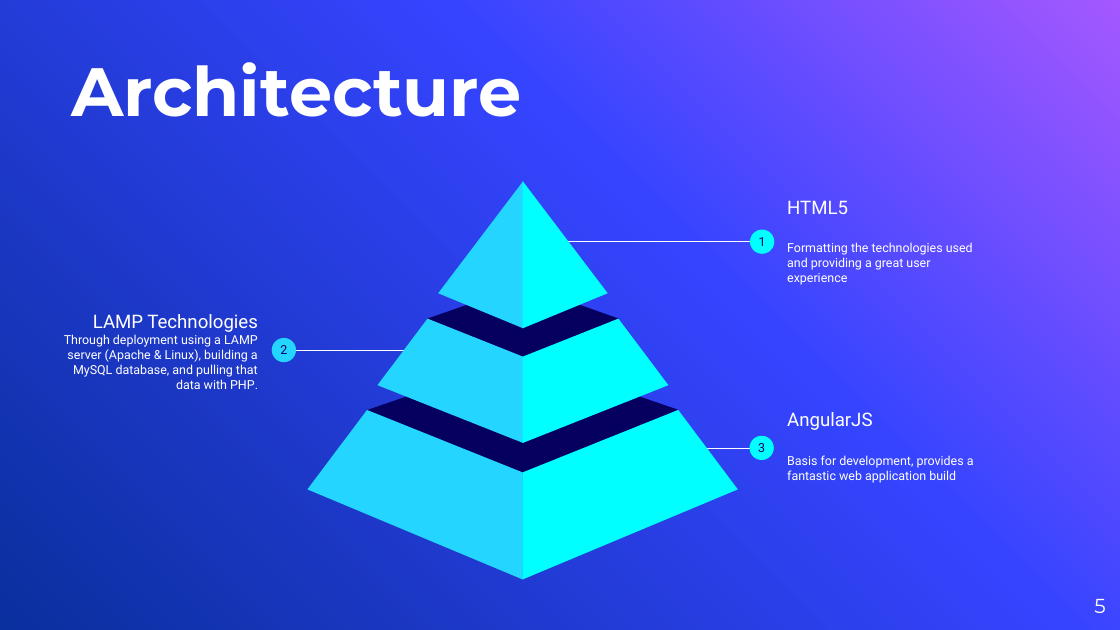
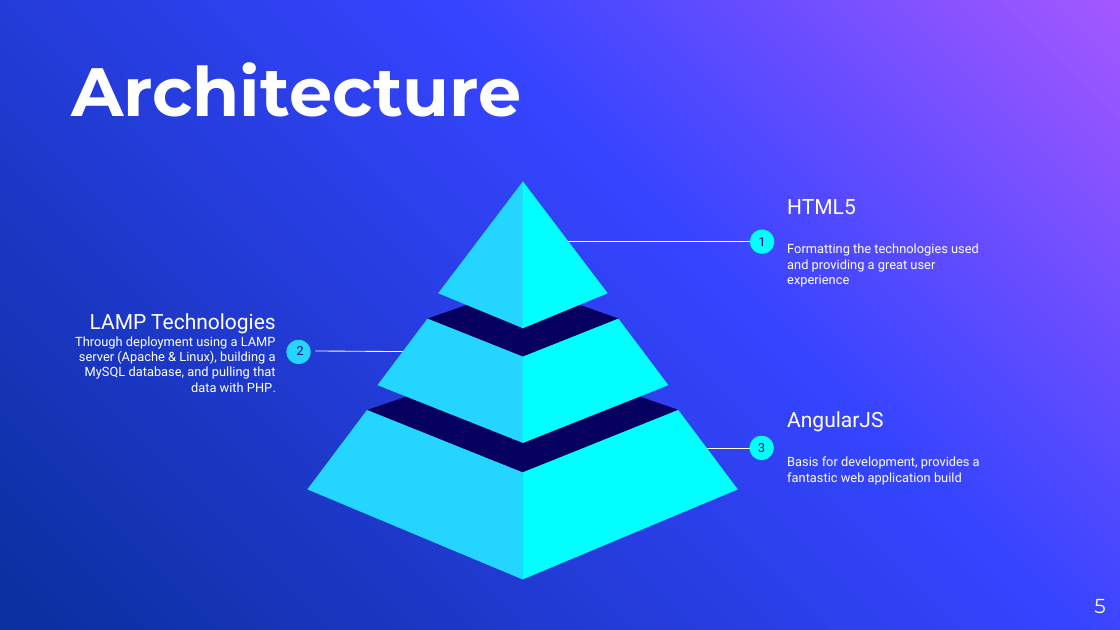
Before and after one commit to dmcmeekan9/cs425RadioStation, a slide deck: slide 5 of Documentation/webServiceRadioStationPresentation_TechTycoons.pptx. Drawn at 1120x630 pixels with LibreOffice and Linux fonts; fonts in the diff are those of the drawing; background and template pictures are left out. Boxes give left, top, right and bottom in pixels: in the first picture for what was removed or moved away, otherwise in the second. Text is boxed around its words. In the diff, an @@ line names an element or a change of style, - is before the commit and + after.

```diff
--- a/Documentation/webServiceRadioStationPresentation_TechTycoons.pptx
+++ b/Documentation/webServiceRadioStationPresentation_TechTycoons.pptx
@@ text "HTML5" at box(787, 199, 979, 287): size 16 to 18 pt in "HTML5"; size 10.7 to 11 pt @@
@@ text "LAMP Technologies": place and size @@
-text "LAMP Technologies" at box(64, 314, 258, 389)
+text "LAMP Technologies" at box(75, 313, 276, 392)
@@ text "LAMP Technologies" at box(75, 313, 276, 392): size 16 to 18 pt in "LAMP Technologies"; size 10.7 to 11 pt in "Through deployment using a LAMP server (Apache ..." @@
@@ text "2": place and size @@
-text "2" at box(280, 345, 287, 354)
+text "2" at box(297, 346, 304, 355)
@@ ellipse: place and size @@
-ellipse at box(272, 338, 297, 362)
+ellipse at box(287, 340, 311, 365)
@@ line moved from (408, 351) - (280, 351) to (423, 352) - (315, 351) @@
@@ text "AngularJS" at box(787, 411, 980, 485): size 16 to 18 pt in "AngularJS"; size 10.7 to 11 pt in "Basis for development, provides a fantastic web ..." @@
```
Also in this commit, not shown: 6 other slides changed, 3 slides removed, 2 other files.
